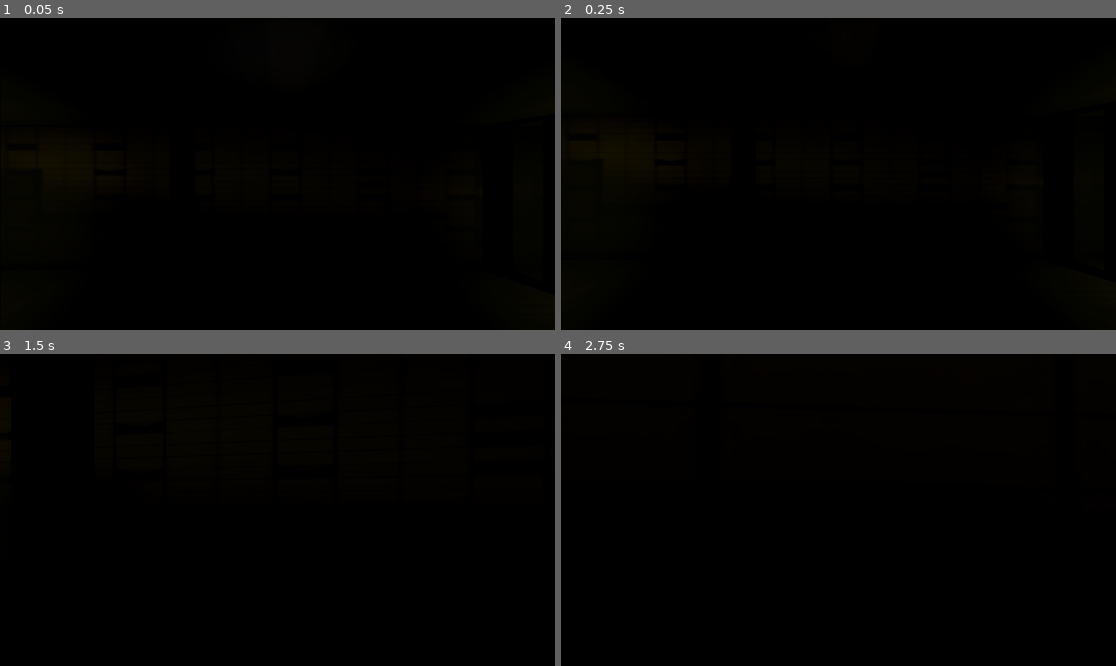
Above: before the commit, frames 1-4 (two rows, left to right).
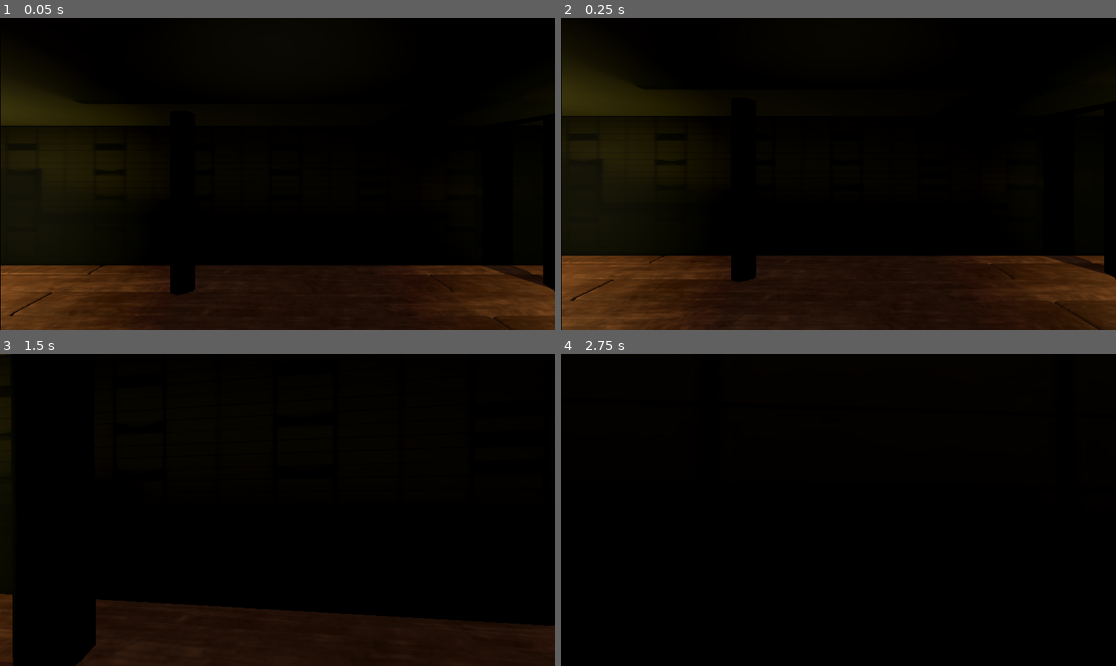
Above: after the commit, the same moments.

Repository: aahil-spec/the-last-floor
Game: Godot game, scene res://scenes/lobby.tscn
The game is run twice, just before and just after one commit, with the same random seed, the same clock (stepped at 60 frames per second) and the same inputs.
Inputs (mouse positions are in pixels of both pictures, inside the frame that each line leads up to):
- Up to frame 1 (0.05 s): no input
- Up to frame 2 (0.25 s): no input
- Up to frame 3 (1.5 s): tap Enter at 0.5 s; move the mouse to (305, 510) at 0.52 s; hold E (interact) 0.53-1.28 s; hold W (move_up) from 0.53 s (still down); click (305, 510) at 0.67 s; move the mouse to (249, 510) at 1.27 s; tap Ctrl (toggle_flashlight) at 1.35 s
- Up to frame 4 (2.75 s): keep holding W (move_up); move the mouse to (849, 503) at 2.02 s; tap Alt at 2.1 s

The runs differ from the first frame. In frame 1, 22% of the frame differs, in the area x 0-100%, y 18-100%; in frame 2, 26%, in the area x 0-100%, y 12-100%; in frame 3, 15%; in frame 4, nothing differs.

Commit message:
i worked on the floor and currently focusing on the lobby design

Diff:
--- a/scenes/lobby.tscn
+++ b/scenes/lobby.tscn
@@ -4,22 +4,25 @@
 [ext_resource type="Texture2D" uid="uid://cqlhoheyj6wkb" path="res://assets/backroom_this_model_will_give_you_nightmare_2.png" id="3_07nfq"]
 [ext_resource type="PackedScene" uid="uid://bqlo2echfwcxm" path="res://assets/reception_desk.glb" id="3_apkv3"]
 [ext_resource type="PackedScene" uid="uid://dawpmarouyu7m" path="res://scenes/elevator.tscn" id="3_q60fs"]
+[ext_resource type="Texture2D" uid="uid://dr2aq5utgltp3" path="res://assets/backroom_this_model_will_give_you_nightmare_1.png" id="4_dyhay"]
 [ext_resource type="Texture2D" uid="uid://kvak3cofi7qd" path="res://assets/backroom_this_model_will_give_you_nightmare_0.png" id="4_oipnb"]
 [ext_resource type="PackedScene" uid="uid://drqcmh5pwt6c5" path="res://assets/wooden_chair.glb" id="4_omrgh"]
 [ext_resource type="PackedScene" uid="uid://b8v7auefcvd78" path="res://assets/table_small_table_an_old_little_table.glb" id="5_ncsg4"]
 [ext_resource type="Texture2D" uid="uid://byas5ry3xk4sh" path="res://assets/backroom_this_model_will_give_you_nightmare_4.png" id="5_yad6j"]
 [ext_resource type="PackedScene" uid="uid://we5jqw0ahook" path="res://assets/old_telephone.glb" id="6_07nfq"]
+[ext_resource type="PackedScene" uid="uid://trlnxn0ypb30" path="res://assets/wooden_floor.glb" id="11_q6qq2"]
+[ext_resource type="PackedScene" uid="uid://bh2ul8hmday1n" path="res://assets/wall_picture (1).glb" id="12_rgcd7"]
+[ext_resource type="PackedScene" uid="uid://hmi7irco621t" path="res://assets/painting_of_a_clown.glb" id="13_lqo1b"]
 
 [sub_resource type="Environment" id="Environment_5gu6x"]
 
 [sub_resource type="StandardMaterial3D" id="StandardMaterial3D_m1sns"]
-albedo_texture = ExtResource("3_07nfq")
 
 [sub_resource type="StandardMaterial3D" id="StandardMaterial3D_dyhay"]
 albedo_texture = ExtResource("4_oipnb")
 
 [sub_resource type="StandardMaterial3D" id="StandardMaterial3D_q6qq2"]
-albedo_texture = ExtResource("5_yad6j")
+albedo_texture = ExtResource("4_dyhay")
 
 [sub_resource type="StandardMaterial3D" id="StandardMaterial3D_rgcd7"]
 albedo_texture = ExtResource("3_07nfq")
@@ -60,7 +63,7 @@
 transform = Transform3D(1, 0, 0, 0, 1, 0, 0, 0, 1, 0, 2.9282248, 12.199827)
 
 [node name="Elevator" parent="." unique_id=991641716 instance=ExtResource("3_q60fs")]
-transform = Transform3D(-0.095758796, 0, -0.99540454, 0, 1, 0, 0.99540454, 0, -0.095758796, -12.002283, 2.229126, 1.7255944)
+transform = Transform3D(-0.095758796, 0, -0.99540454, 0, 1, 0, 0.99540454, 0, -0.095758796, -12.002283, 2.4233909, 1.7255944)
 
 [node name="CSGCombiner3D" type="CSGCombiner3D" parent="." unique_id=714174748]
 transform = Transform3D(1, 0, 0, 0, 1, 0, 0, 0, 1, 0, 2.865839, 0)
@@ -92,7 +95,7 @@
 [node name="OmniLight3D2" type="OmniLight3D" parent="." unique_id=1442562124]
 transform = Transform3D(1, 0, 0, 0, 1, 0, 0, 0, 1, -7.8251886, 2.6203218, 9.013059)
 light_color = Color(1, 1, 0.654902, 1)
-light_energy = 1.659
+light_energy = 5.614
 shadow_enabled = true
 omni_range = 6.590434
 omni_attenuation = 2.0
@@ -194,3 +197,12 @@
 
 [node name="WorldEnvironment2" type="WorldEnvironment" parent="." unique_id=575225765]
 environment = SubResource("Environment_apkv3")
+
+[node name="Sketchfab_Scene6" parent="." unique_id=2020438793 instance=ExtResource("11_q6qq2")]
+transform = Transform3D(4.2998757, 0, 0, 0, -0.0046528396, -4.2998734, 0, 4.2998734, -0.0046528396, -13.394754, 0.511804, -13.354267)
+
+[node name="Sketchfab_Scene7" parent="." unique_id=702541267 instance=ExtResource("12_rgcd7")]
+transform = Transform3D(1.2157879, 0, 0, 0, 1.2157879, 0, 0, 0, 1.2157879, 1.1586729, 3.5097778, -11.93822)
+
+[node name="Sketchfab_Scene8" parent="." unique_id=702842868 instance=ExtResource("13_lqo1b")]
+transform = Transform3D(1.4915993, 0, 0, 0, 1.4915993, 0, 0, 0, 1.4915993, 11.9781065, 3.8706372, -2.2734594)
Binary file added: assets/painting_of_a_clown.glb
Not shown, added: assets/painting_of_a_clown.glb.import
Binary file added: assets/painting_of_a_clown_0.jpg
Not shown, added: assets/painting_of_a_clown_0.jpg.import
Binary file added: assets/wall_picture (1).glb
Not shown, added: assets/wall_picture (1).glb.import
Binary file added: assets/wall_picture (1)_0.png
Not shown, added: assets/wall_picture (1)_0.png.import
Binary file added: assets/wall_picture (1)_1.png
Not shown, added: assets/wall_picture (1)_1.png.import
Binary file added: assets/wall_picture (1)_2.png
Not shown, added: assets/wall_picture (1)_2.png.import
(and 8 more such lines)
